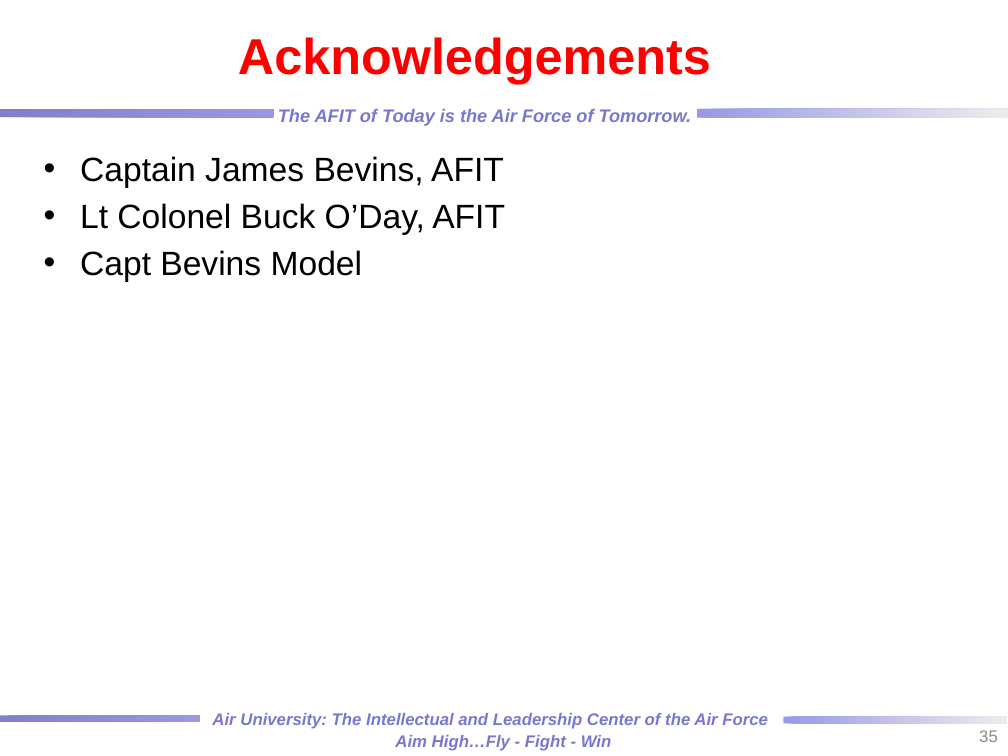
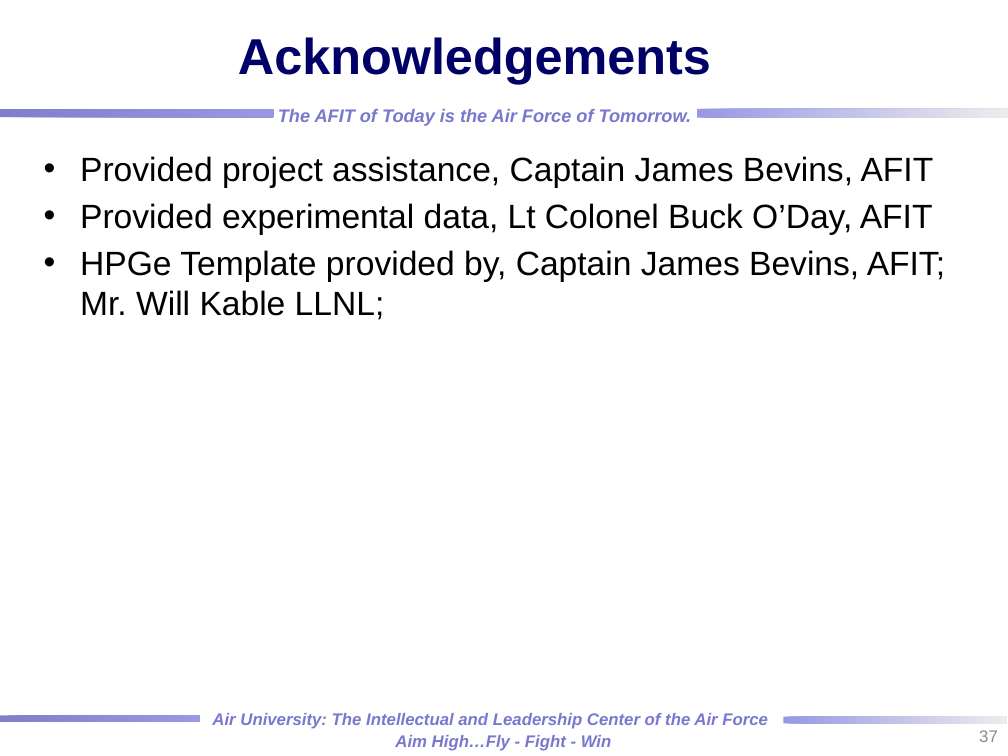
Before and after one commit to rtorzilli/GeDetector-Project, a slide deck: slide 37 of Report/HPGe_Automation Optimization_MCNP_Model.pptx (slide 35 before the commit). Drawn at 1008x756 pixels with LibreOffice and Linux fonts; fonts in the diff are those of the drawing; background and template pictures are left out. Boxes give left, top, right and bottom in pixels: in the first picture for what was removed or moved away, otherwise in the second. Text is boxed around its words. In the diff, an @@ line names an element or a change of style, - is before the commit and + after.

```diff
--- a/Report/HPGe_Automation Optimization_MCNP_Model.pptx
+++ b/Report/HPGe_Automation Optimization_MCNP_Model.pptx
@@ title "Acknowledgements" at <box>238,37,711,84</box>: text colour #FF0000 to #000066 @@
@@ text at <box>80,156,945,320</box>: text changed @@
-• Captain James Bevins, AFIT
-• Lt Colonel Buck O’Day, AFIT
-• Capt Bevins Model
+• Provided project assistance, Captain James Bevins, AFIT
+• Provided experimental data, Lt Colonel Buck O’Day, AFIT
+• HPGe Template provided by, Captain James Bevins, AFIT; Mr. Will Kable LLNL;
@@ page number at <box>979,730,998,742</box>: text changed @@
-35
+37
```
Also in this commit, not shown: 6 other slides changed, 2 slides added, 1 other file.
